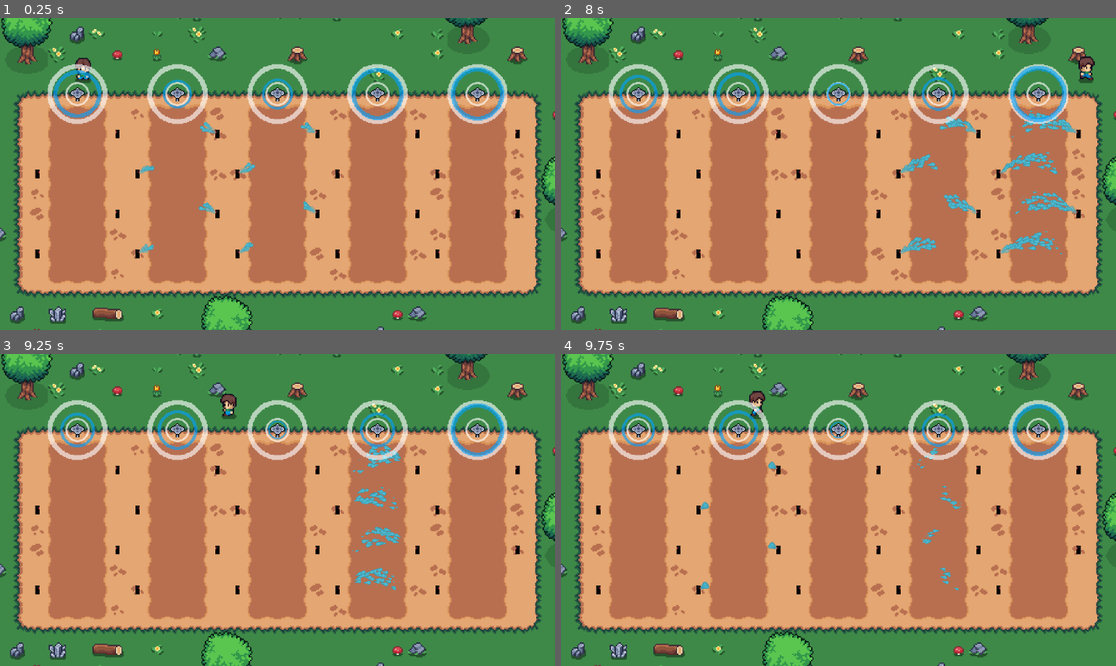
Above: before the commit, frames 1-4 (two rows, left to right).
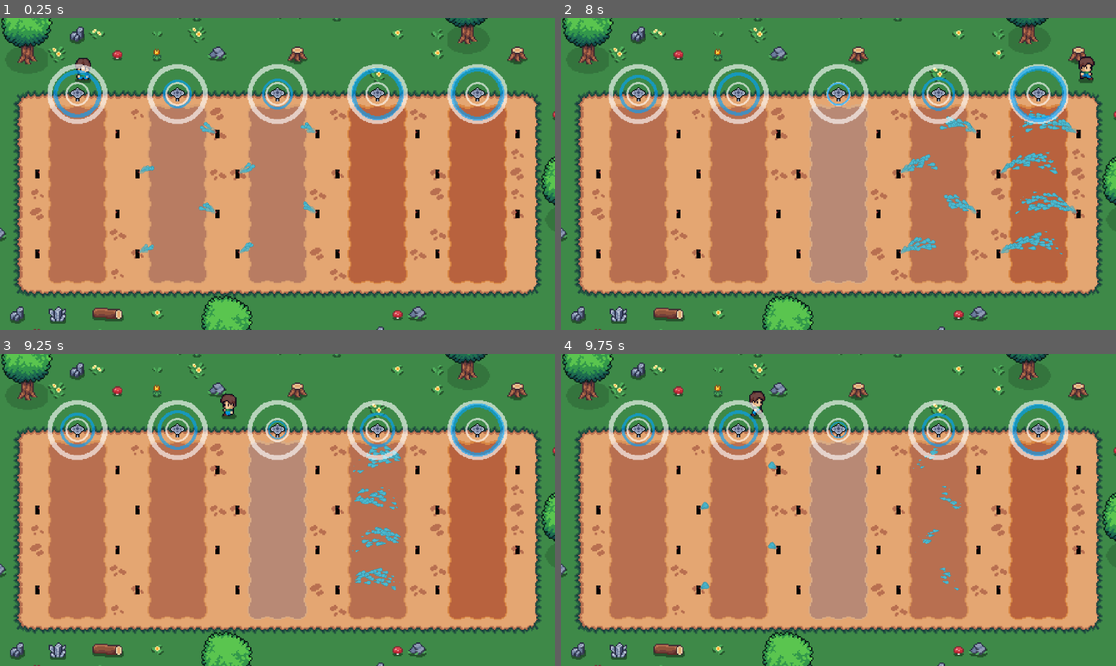
Above: after the commit, the same moments.

Repository: Omurex/PrecAg-SprinklerDash
Game: Godot game, scene res://Objects/GameScenes/main_game.tscn
The game is run twice, just before and just after one commit, with the same random seed, the same clock (stepped at 60 frames per second) and the same inputs.
Inputs:
- Up to frame 1 (0.25 s): no input
- Up to frame 2 (8 s): hold D (right) 0.53-1.28 s; tap Space (interact) every 0.75 s from 0.6 to 7.35 s; hold A (left) 1.28-2.03 s; hold D (right) 2.03-3.53 s; hold A (left) 3.53-5.78 s; hold D (right) from 5.78 s (still down)
- Up to frame 3 (9.25 s): release D (right) at 8.03 s; hold A (left) from 8.03 s (still down); tap Space (interact) at 8.1, 8.85 s
- Up to frame 4 (9.75 s): release A (left) at 9.53 s; hold D (right) from 9.53 s (still down); tap Space (interact) at 9.6 s

The runs differ from the first frame. In frame 2, 5.7% of the frame differs, in the area x 44-56%, y 27-86%; in frame 3, 5.7%; in frame 4, 5.7%.

Commit message:
Got soil changing color

Diff:
--- a/Objects/FieldRow/field_row.gd
+++ b/Objects/FieldRow/field_row.gd
@@ -5,9 +5,11 @@
 
 @export_group("References")
 @export var points_timer : Timer
+@export var tilemap : TileMap
 
 
 @export_group("Properties")
+@export var field_row_coloring_data : Array[FieldRowColoringData]
 @export var hydration_limits = Vector2(0, 100)
 @export var healthy_hydration_range = Vector2(25, 75)
 @export var hydration_start_range = Vector2(25, 75)
@@ -15,6 +17,9 @@
 
 var healthy : bool = true
 var dead : bool = false
+
+var current_layer_hydration_range : Vector2 = Vector2(INF, -INF)
+var current_enabled_layer : int = 0
 
 
 var hydration : float = 0 :
@@ -38,15 +43,75 @@
 
 	points_timer.paused = !healthy
 
+	if dead:
+		set_process(false)
+		check_for_tilemap_update()
+
 
 func _enter_tree() -> void:
 
 	hydration = Random.randf_range_vec2(healthy_hydration_range)
+
+	pass
+
+
+func _ready() -> void:
+
+	# Turn off all tilemap layers to start
+	for i in range(tilemap.get_layers_count()):
+		tilemap.set_layer_enabled(i, false)
+
+	check_for_tilemap_update()
+
 	pass
 
 
 func _process(_delta: float) -> void:
+
+	check_for_tilemap_update()
+
 	pass
+
+
+func check_for_tilemap_update() -> void:
+
+	if hydration >= current_layer_hydration_range.x \
+		and hydration <= current_layer_hydration_range.y:
+
+		return
+
+	for i in range(field_row_coloring_data.size()):
+
+		var data = field_row_coloring_data[i]
+
+		if hydration <= data.threshold:
+
+			# Update hydration range
+			if i == 0:
+				current_layer_hydration_range.x = -INF
+				current_layer_hydration_range.y = data.threshold
+
+			elif i == field_row_coloring_data.size() - 1:
+				current_layer_hydration_range.x = data.threshold
+				current_layer_hydration_range.y = INF
+
+			else:
+				current_layer_hydration_range.x = field_row_coloring_data[i - 1].threshold
+				current_layer_hydration_range.y = data.threshold
+
+				pass
+
+			tilemap.set_layer_enabled(current_enabled_layer, false)
+			tilemap.set_layer_enabled(data.layer, true)
+
+			current_enabled_layer = data.layer
+
+			return
+
+	assert(0 == 1, "If here, something is messed up with thresholds / layering for soil hydration")
+
+	pass
+
 
 
 func modify_hydration(modification) -> void:
--- a/Objects/FieldRow/field_row.tscn
+++ b/Objects/FieldRow/field_row.tscn
@@ -1,12 +1,61 @@
-[gd_scene load_steps=4 format=3 uid="uid://bmdpf0qns06ig"]
+[gd_scene load_steps=15 format=3 uid="uid://bmdpf0qns06ig"]
 
 [ext_resource type="Script" path="res://Objects/FieldRow/field_row.gd" id="1_p3tfu"]
+[ext_resource type="Script" path="res://Resources/Scripts/field_row_coloring_data.gd" id="2_2kfgl"]
 [ext_resource type="PackedScene" uid="uid://n38birkjbbmb" path="res://Objects/Sprinkler/sprinkler.tscn" id="2_l5iie"]
 [ext_resource type="PackedScene" uid="uid://gqb4c4yj45gp" path="res://Objects/CircleVisual/circle_visual.tscn" id="3_7h6vf"]
+[ext_resource type="TileSet" uid="uid://b72k6vja6eba8" path="res://TileSets/soil.tres" id="5_8o7mn"]
 
-[node name="FieldRow" type="Node2D" node_paths=PackedStringArray("points_timer")]
+[sub_resource type="Resource" id="Resource_g7fiw"]
+script = ExtResource("2_2kfgl")
+threshold = 0.01
+layer = 8
+
+[sub_resource type="Resource" id="Resource_gbe2t"]
+script = ExtResource("2_2kfgl")
+threshold = 12.5
+layer = 7
+
+[sub_resource type="Resource" id="Resource_fspr1"]
+script = ExtResource("2_2kfgl")
+threshold = 25.0
+layer = 6
+
+[sub_resource type="Resource" id="Resource_bgx0a"]
+script = ExtResource("2_2kfgl")
+threshold = 37.5
+layer = 5
+
+[sub_resource type="Resource" id="Resource_jdhdn"]
+script = ExtResource("2_2kfgl")
+threshold = 62.5
+layer = 0
+
+[sub_resource type="Resource" id="Resource_khvkc"]
+script = ExtResource("2_2kfgl")
+threshold = 75.0
+layer = 1
+
+[sub_resource type="Resource" id="Resource_1rfcj"]
+script = ExtResource("2_2kfgl")
+threshold = 87.5
+layer = 2
+
+[sub_resource type="Resource" id="Resource_c3t30"]
+script = ExtResource("2_2kfgl")
+threshold = 99.99
+layer = 3
+
+[sub_resource type="Resource" id="Resource_i2srd"]
+script = ExtResource("2_2kfgl")
+threshold = 1000.0
+layer = 4
+
+[node name="FieldRow" type="Node2D" node_paths=PackedStringArray("points_timer", "tilemap")]
 script = ExtResource("1_p3tfu")
 points_timer = NodePath("PointsTimer")
+tilemap = NodePath("TileMap")
+field_row_coloring_data = Array[ExtResource("2_2kfgl")]([SubResource("Resource_g7fiw"), SubResource("Resource_gbe2t"), SubResource("Resource_fspr1"), SubResource("Resource_bgx0a"), SubResource("Resource_jdhdn"), SubResource("Resource_khvkc"), SubResource("Resource_1rfcj"), SubResource("Resource_c3t30"), SubResource("Resource_i2srd")])
 
 [node name="Sprinkler" parent="." node_paths=PackedStringArray("field_row", "nozzle_parent") instance=ExtResource("2_l5iie")]
 field_row = NodePath("..")
@@ -18,4 +67,36 @@
 [node name="PointsTimer" type="Timer" parent="."]
 autostart = true
 
+[node name="TileMap" type="TileMap" parent="."]
+editor_description = "0 : Default
+1 : Wet 1
+2 : Wet 2
+3 : Wet 3
+4 : Wet 4
+5 : Dry 1
+6 : Dry 2
+7 : Dry 3
+8 : Dry 4"
+position = Vector2(-8, -8)
+tile_set = ExtResource("5_8o7mn")
+format = 2
+layer_0/name = "Default"
+layer_0/tile_data = PackedInt32Array(196607, 0, 1, 131072, 65536, 1, 131073, 131072, 1, 262143, 0, 1, 196608, 65536, 1, 196609, 131072, 1, 327679, 0, 1, 262144, 65536, 1, 262145, 131072, 1, 393215, 0, 1, 327680, 65536, 1, 327681, 131072, 1, 458751, 0, 1, 393216, 65536, 1, 393217, 131072, 1, 524287, 0, 1, 458752, 65536, 1, 458753, 131072, 1, 589823, 0, 1, 524288, 65536, 1, 524289, 131072, 1, 131071, 0, 0, 65536, 65536, 0, 65537, 131072, 0, 655359, 0, 2, 589824, 65536, 2, 589825, 131072, 2)
+layer_1/name = "Wet 1"
+layer_1/tile_data = PackedInt32Array(131071, 5, 0, 65536, 65541, 0, 65537, 131077, 0, 196607, 5, 1, 131072, 65541, 1, 131073, 131077, 1, 262143, 5, 1, 196608, 65541, 1, 196609, 131077, 1, 327679, 5, 1, 262144, 65541, 1, 262145, 131077, 1, 393215, 5, 1, 327680, 65541, 1, 327681, 131077, 1, 458751, 5, 1, 393216, 65541, 1, 393217, 131077, 1, 524287, 5, 1, 458752, 65541, 1, 458753, 131077, 1, 589823, 5, 1, 524288, 65541, 1, 524289, 131077, 1, 655359, 5, 2, 589824, 65541, 2, 589825, 131077, 2)
+layer_2/name = "Wet 2"
+layer_2/tile_data = PackedInt32Array(131071, 6, 0, 65536, 65542, 0, 65537, 131078, 0, 196607, 6, 1, 131072, 65542, 1, 131073, 131078, 1, 262143, 6, 1, 196608, 65542, 1, 196609, 131078, 1, 327679, 6, 1, 262144, 65542, 1, 262145, 131078, 1, 393215, 6, 1, 327680, 65542, 1, 327681, 131078, 1, 458751, 6, 1, 393216, 65542, 1, 393217, 131078, 1, 524287, 6, 1, 458752, 65542, 1, 458753, 131078, 1, 589823, 6, 1, 524288, 65542, 1, 524289, 131078, 1, 655359, 6, 2, 589824, 65542, 2, 589825, 131078, 2)
+layer_3/name = "Wet 3"
+layer_3/tile_data = PackedInt32Array(131071, 7, 0, 65536, 65543, 0, 65537, 131079, 0, 196607, 7, 1, 131072, 65543, 1, 131073, 131079, 1, 262143, 7, 1, 196608, 65543, 1, 196609, 131079, 1, 327679, 7, 1, 262144, 65543, 1, 262145, 131079, 1, 393215, 7, 1, 327680, 65543, 1, 327681, 131079, 1, 458751, 7, 1, 393216, 65543, 1, 393217, 131079, 1, 524287, 7, 1, 458752, 65543, 1, 458753, 131079, 1, 589823, 7, 1, 524288, 65543, 1, 524289, 131079, 1, 655359, 7, 2, 589824, 65543, 2, 589825, 131079, 2)
+layer_4/name = "Wet 4"
+layer_4/tile_data = PackedInt32Array(131071, 8, 0, 65536, 65544, 0, 65537, 131080, 0, 196607, 8, 1, 131072, 65544, 1, 131073, 131080, 1, 262143, 8, 1, 196608, 65544, 1, 196609, 131080, 1, 327679, 8, 1, 262144, 65544, 1, 262145, 131080, 1, 393215, 8, 1, 327680, 65544, 1, 327681, 131080, 1, 458751, 8, 1, 393216, 65544, 1, 393217, 131080, 1, 524287, 8, 1, 458752, 65544, 1, 458753, 131080, 1, 589823, 8, 1, 524288, 65544, 1, 524289, 131080, 1, 655359, 8, 2, 589824, 65544, 2, 589825, 131080, 2)
+layer_5/name = "Dry 1"
+layer_5/tile_data = PackedInt32Array(131071, 1, 0, 65536, 65537, 0, 65537, 131073, 0, 196607, 1, 1, 131072, 65537, 1, 131073, 131073, 1, 262143, 1, 1, 196608, 65537, 1, 196609, 131073, 1, 327679, 1, 1, 262144, 65537, 1, 262145, 131073, 1, 393215, 1, 1, 327680, 65537, 1, 327681, 131073, 1, 458751, 1, 1, 393216, 65537, 1, 393217, 131073, 1, 524287, 1, 1, 458752, 65537, 1, 458753, 131073, 1, 589823, 1, 1, 524288, 65537, 1, 524289, 131073, 1, 655359, 1, 2, 589824, 65537, 2, 589825, 131073, 2)
+layer_6/name = "Dry 2"
+layer_6/tile_data = PackedInt32Array(131071, 2, 0, 65536, 65538, 0, 65537, 131074, 0, 196607, 2, 1, 131072, 65538, 1, 131073, 131074, 1, 262143, 2, 1, 196608, 65538, 1, 196609, 131074, 1, 327679, 2, 1, 262144, 65538, 1, 262145, 131074, 1, 393215, 2, 1, 327680, 65538, 1, 327681, 131074, 1, 458751, 2, 1, 393216, 65538, 1, 393217, 131074, 1, 524287, 2, 1, 458752, 65538, 1, 458753, 131074, 1, 589823, 2, 1, 524288, 65538, 1, 524289, 131074, 1, 655359, 2, 2, 589824, 65538, 2, 589825, 131074, 2)
+layer_7/name = "Dry 3"
+layer_7/tile_data = PackedInt32Array(131071, 3, 0, 65536, 65539, 0, 65537, 131075, 0, 196607, 3, 1, 131072, 65539, 1, 131073, 131075, 1, 262143, 3, 1, 196608, 65539, 1, 196609, 131075, 1, 327679, 3, 1, 262144, 65539, 1, 262145, 131075, 1, 393215, 3, 1, 327680, 65539, 1, 327681, 131075, 1, 458751, 3, 1, 393216, 65539, 1, 393217, 131075, 1, 524287, 3, 1, 458752, 65539, 1, 458753, 131075, 1, 589823, 3, 1, 524288, 65539, 1, 524289, 131075, 1, 655359, 3, 2, 589824, 65539, 2, 589825, 131075, 2)
+layer_8/name = "Dry 4"
+layer_8/tile_data = PackedInt32Array(131071, 4, 0, 65536, 65540, 0, 65537, 131076, 0, 196607, 4, 1, 131072, 65540, 1, 131073, 131076, 1, 262143, 4, 1, 196608, 65540, 1, 196609, 131076, 1, 327679, 4, 1, 262144, 65540, 1, 262145, 131076, 1, 393215, 4, 1, 327680, 65540, 1, 327681, 131076, 1, 458751, 4, 1, 393216, 65540, 1, 393217, 131076, 1, 524287, 4, 1, 458752, 65540, 1, 458753, 131076, 1, 589823, 4, 1, 524288, 65540, 1, 524289, 131076, 1, 655359, 4, 2, 589824, 65540, 2, 589825, 131076, 2)
+
 [connection signal="timeout" from="PointsTimer" to="." method="_on_points_timer_timeout"]
--- /dev/null
+++ b/Resources/FieldRowColoringData/field_row_coloring_data.tres
@@ -0,0 +1,6 @@
+[gd_resource type="Resource" script_class="FieldRowColoringData" load_steps=2 format=3 uid="uid://dslh481gxgf2u"]
+
+[ext_resource type="Script" path="res://Resources/Scripts/field_row_coloring_data.gd" id="1_rhsgj"]
+
+[resource]
+script = ExtResource("1_rhsgj")
--- /dev/null
+++ b/Resources/Scripts/field_row_coloring_data.gd
@@ -0,0 +1,9 @@
+class_name FieldRowColoringData
+
+extends Resource
+
+## Level for hydration is at or below this
+@export var threshold : float
+
+## Layer in tilemap that this coloring data applies to
+@export var layer : int
--- /dev/null
+++ b/TileSets/soil.tres
@@ -0,0 +1,130 @@
+[gd_resource type="TileSet" load_steps=19 format=3 uid="uid://b72k6vja6eba8"]
+
+[ext_resource type="Texture2D" uid="uid://c6sldjyw76els" path="res://Art/Sprites/Soil/Default_Farmland.png" id="1_7hwo0"]
+[ext_resource type="Texture2D" uid="uid://cwthjhjjjta0e" path="res://Art/Sprites/Soil/Dry1_Farmland.png" id="2_o8h7f"]
+[ext_resource type="Texture2D" uid="uid://xo8m627l68rl" path="res://Art/Sprites/Soil/Dry2_Farmland.png" id="3_3bsqk"]
+[ext_resource type="Texture2D" uid="uid://bur5wb0x76lfa" path="res://Art/Sprites/Soil/Dry3_Farmland.png" id="4_qefc8"]
+[ext_resource type="Texture2D" uid="uid://c520ys2uhun1g" path="res://Art/Sprites/Soil/Dry4_Farmland.png" id="5_h1ki4"]
+[ext_resource type="Texture2D" uid="uid://btbygnvxdxxoa" path="res://Art/Sprites/Soil/Wet1_Farmland.png" id="6_qt3wt"]
+[ext_resource type="Texture2D" uid="uid://dhiaoayxsurf8" path="res://Art/Sprites/Soil/Wet2_Farmland.png" id="7_r0acd"]
+[ext_resource type="Texture2D" uid="uid://cnaeunah3bixh" path="res://Art/Sprites/Soil/Wet3_Farmland.png" id="8_1s80k"]
+[ext_resource type="Texture2D" uid="uid://dp8hol4odim01" path="res://Art/Sprites/Soil/Wet4_Farmland.png" id="9_gsyp6"]
+
+[sub_resource type="TileSetAtlasSource" id="TileSetAtlasSource_j66d3"]
+texture = ExtResource("1_7hwo0")
+0:0/0 = 0
+1:0/0 = 0
+2:0/0 = 0
+0:1/0 = 0
+1:1/0 = 0
+2:1/0 = 0
+0:2/0 = 0
+1:2/0 = 0
+2:2/0 = 0
+
+[sub_resource type="TileSetAtlasSource" id="TileSetAtlasSource_eer6m"]
+texture = ExtResource("2_o8h7f")
+0:0/0 = 0
+1:0/0 = 0
+2:0/0 = 0
+0:1/0 = 0
+1:1/0 = 0
+2:1/0 = 0
+0:2/0 = 0
+1:2/0 = 0
+2:2/0 = 0
+
+[sub_resource type="TileSetAtlasSource" id="TileSetAtlasSource_csggg"]
+texture = ExtResource("3_3bsqk")
+0:0/0 = 0
+1:0/0 = 0
+2:0/0 = 0
+0:1/0 = 0
+1:1/0 = 0
+2:1/0 = 0
+0:2/0 = 0
+1:2/0 = 0
+2:2/0 = 0
+
+[sub_resource type="TileSetAtlasSource" id="TileSetAtlasSource_l6x0c"]
+texture = ExtResource("4_qefc8")
+0:0/0 = 0
+1:0/0 = 0
+2:0/0 = 0
+0:1/0 = 0
+1:1/0 = 0
+2:1/0 = 0
+0:2/0 = 0
+1:2/0 = 0
+2:2/0 = 0
+
+[sub_resource type="TileSetAtlasSource" id="TileSetAtlasSource_qp772"]
+texture = ExtResource("5_h1ki4")
+0:0/0 = 0
+1:0/0 = 0
+2:0/0 = 0
+0:1/0 = 0
+1:1/0 = 0
+2:1/0 = 0
+0:2/0 = 0
+1:2/0 = 0
+2:2/0 = 0
+
+[sub_resource type="TileSetAtlasSource" id="TileSetAtlasSource_mmaq6"]
+texture = ExtResource("6_qt3wt")
+0:0/0 = 0
+1:0/0 = 0
+2:0/0 = 0
+0:1/0 = 0
+1:1/0 = 0
+2:1/0 = 0
+0:2/0 = 0
+1:2/0 = 0
+2:2/0 = 0
+
+[sub_resource type="TileSetAtlasSource" id="TileSetAtlasSource_nt7t4"]
+texture = ExtResource("7_r0acd")
+0:0/0 = 0
+1:0/0 = 0
+2:0/0 = 0
+0:1/0 = 0
+1:1/0 = 0
+2:1/0 = 0
+0:2/0 = 0
+1:2/0 = 0
+2:2/0 = 0
+
+[sub_resource type="TileSetAtlasSource" id="TileSetAtlasSource_mtbu0"]
+texture = ExtResource("8_1s80k")
+0:0/0 = 0
+1:0/0 = 0
+2:0/0 = 0
+0:1/0 = 0
+1:1/0 = 0
+2:1/0 = 0
+0:2/0 = 0
+1:2/0 = 0
+2:2/0 = 0
+
+[sub_resource type="TileSetAtlasSource" id="TileSetAtlasSource_s7h5m"]
+texture = ExtResource("9_gsyp6")
+0:0/0 = 0
+1:0/0 = 0
+2:0/0 = 0
+0:1/0 = 0
+1:1/0 = 0
+2:1/0 = 0
+0:2/0 = 0
+1:2/0 = 0
+2:2/0 = 0
+
+[resource]
+sources/0 = SubResource("TileSetAtlasSource_j66d3")
+sources/1 = SubResource("TileSetAtlasSource_eer6m")
+sources/2 = SubResource("TileSetAtlasSource_csggg")
+sources/3 = SubResource("TileSetAtlasSource_l6x0c")
+sources/4 = SubResource("TileSetAtlasSource_qp772")
+sources/5 = SubResource("TileSetAtlasSource_mmaq6")
+sources/6 = SubResource("TileSetAtlasSource_nt7t4")
+sources/7 = SubResource("TileSetAtlasSource_mtbu0")
+sources/8 = SubResource("TileSetAtlasSource_s7h5m")
Binary file added: Art/Sprites/Soil/Default_Farmland.png
Not shown, added: Art/Sprites/Soil/Default_Farmland.png.import
Binary file added: Art/Sprites/Soil/Dry1_Farmland.png
Not shown, added: Art/Sprites/Soil/Dry1_Farmland.png.import
Binary file added: Art/Sprites/Soil/Dry2_Farmland.png
Not shown, added: Art/Sprites/Soil/Dry2_Farmland.png.import
Binary file added: Art/Sprites/Soil/Dry3_Farmland.png
Not shown, added: Art/Sprites/Soil/Dry3_Farmland.png.import
Binary file added: Art/Sprites/Soil/Dry4_Farmland.png
Not shown, added: Art/Sprites/Soil/Dry4_Farmland.png.import
Binary file added: Art/Sprites/Soil/Wet1_Farmland.png
Not shown, added: Art/Sprites/Soil/Wet1_Farmland.png.import
(and 6 more such lines)
